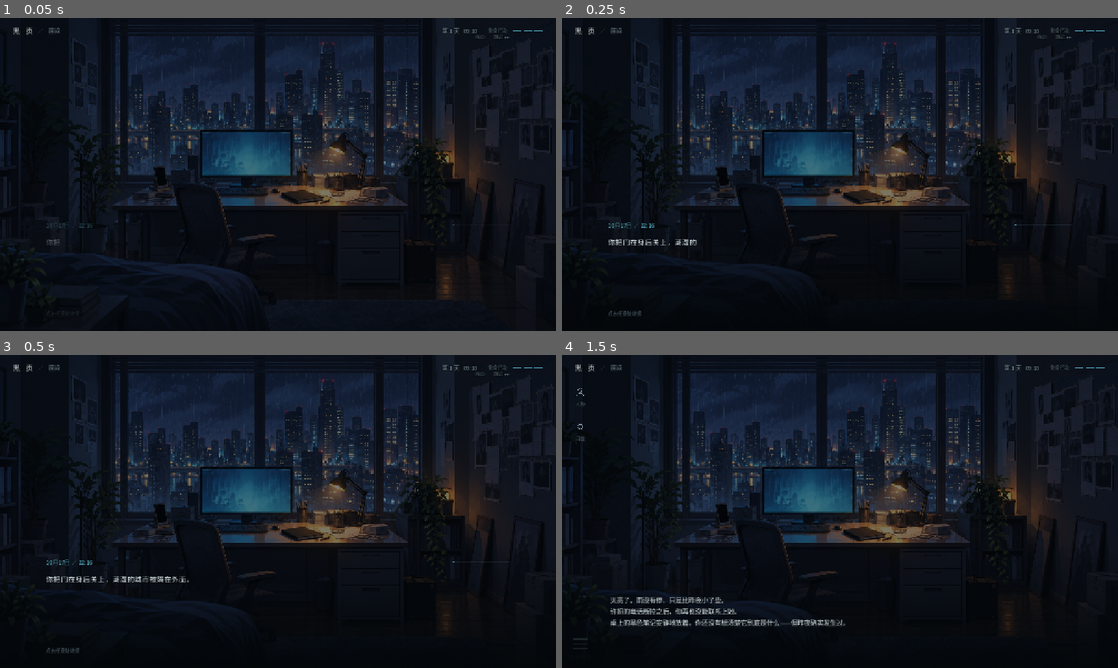
Above: before the commit, frames 1-4 (two rows, left to right).
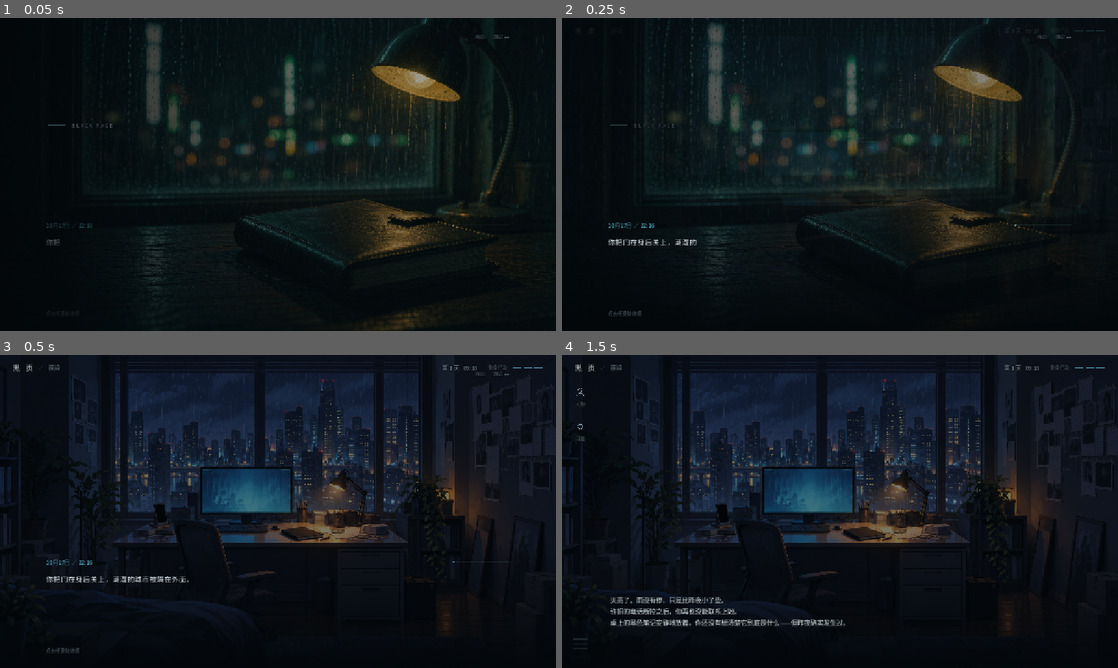
Above: after the commit, the same moments.

Repository: TreSir/-
Game: Godot game, scene res://tests/black_page_smoke.tscn
Same seed, same stepped clock (60 frames per second), same inputs: the game is played once before the commit and once after it. This scene is started directly instead of the project's main scene.
Inputs (mouse positions are in pixels of both pictures, inside the frame that each line leads up to):
- Up to frame 1 (0.05 s): no input
- Up to frame 2 (0.25 s): no input
- Up to frame 3 (0.5 s): no input
- Up to frame 4 (1.5 s): click (840, 511) at 0.5 s; click (840, 511) at 1.25 s

The runs differ from the first frame. In frame 1, 28% of the frame differs, in the area x 0-100%, y 0-100%; in frame 2, 19%; in frame 3, nothing differs; in frame 4, nothing differs.
Error before the commit: Parse Error: Cannot find member "RAIN_LIGHT" in base "res://scripts/black_page/audio_tracks.gd". (res://scripts/black_page/rain_ambience.gd:20)

Commit message:
★ 修：音乐与音效的字段被 loader 静默丢弃（所以「一个都没听到」）
用户反馈「放的音效怎么没听见」。查出来的根因很典型：

data_loader._compile_prologue 里我**只把 music / sfx 加进了 PROLOGUE_FIELDS
白名单，却没有把它们拷进最终的 page 字典**。
→ 校验过了，数据却没了 → 音乐和音效一个都不会响，而测试全绿。

修：在 out.append({...}) 里把它们真正拷出来。
（PROLOGUE_FIELDS 只管「认不认识这个字段名」，管不了「拷不拷贝」——两件事。）

同时补一条回归断言：编译后的 prologue 必须带着 music 和 sfx 字段。
这类「校验通过但数据丢失」的 bug，只有断言才能挡住。

另外修掉上一版引用的 RAIN_LIGHT 常量漏定义（导致整段编译失败），
并把它补进 audio_tracks.gd。

⚠️ 过程教训：上一版我是**用管道过滤 Godot 输出后才判断成败**的，
findstr 命中就返回 0，把「FAIL」掩盖成了「通过」，于是提交了坏代码。
现在改成先看退出码，再读日志。

冒烟测试 87 项全过（退出码 0）。

Diff:
--- a/scripts/black_page/audio_tracks.gd
+++ b/scripts/black_page/audio_tracks.gd
@@ -6,6 +6,9 @@
 ## 完整来源与授权见 assets/audio/CREDITS.md。
 ##
 ## ★ 想换默认曲目，只改下面这三行常量就行，其它地方不用动。
+
+## 细雨。rain_ambience 现在的默认轨（比 RAIN_DEFAULT 干净，见该文件顶部注释）。
+const RAIN_LIGHT := "res://assets/audio/rain_light.ogg"
 
 ## 启动页默认雨声。
 const RAIN_DEFAULT := "res://assets/audio/rain_steady.ogg"
--- a/scripts/black_page/data_loader.gd
+++ b/scripts/black_page/data_loader.gd
@@ -171,6 +171,11 @@
 			"choices": (choices as Array).duplicate(true) if choices is Array else [],
 			"hotspots": (hotspots as Array).duplicate(true) if hotspots is Array else [],
 			"set": (changes as Dictionary).duplicate(true) if changes is Dictionary else {},
+			# ★ 这两个**必须拷**——只加进 PROLOGUE_FIELDS 白名单是不够的，
+			# 不拷就等于数据被静默丢弃：音乐和音效一个都不会响。
+			"music": (page.get("music", {}) as Dictionary).duplicate(true)
+				if page.get("music", {}) is Dictionary else {},
+			"sfx": page.get("sfx", ""),
 			"speed": float(page.get("speed", 0.0)),
 		})
 	if out.is_empty():
--- a/tests/black_page_smoke.gd
+++ b/tests/black_page_smoke.gd
@@ -128,6 +128,17 @@
 	check(not game.complete_action(token, {"success": true}).is_empty() and not game.owns("camera"), "stale callback cannot grant rewards")
 	var loader = Loader.new()
 	var compiled: Dictionary = loader.compile()
+	# 回归：loader 必须把 music / sfx **真的拷进**页面。
+	# 只有字段白名单是不够的 —— 不拷就等于数据被静默丢弃：
+	# 音乐和音效一个都不会响，而测试依然全绿。
+	var prologue_pages: Array = compiled.prologue
+	var with_music := 0
+	var with_sfx := 0
+	for pg in prologue_pages:
+		if not (pg.get("music", {}) as Dictionary).is_empty(): with_music += 1
+		if not str(pg.get("sfx", "")).is_empty(): with_sfx += 1
+	check(with_music >= 2 and with_sfx >= 6,
+		"compiled prologue carries music and sfx (%d music, %d sfx)" % [with_music, with_sfx])
 	var bad: Dictionary = compiled.actions.badge.duplicate(true)
 	bad.effects = {"set": {"linmo_trsut": 30}}
 	check(not loader._validate_row("actions", "badge", bad, compiled) and loader.error.contains("actions.json:") and loader.error.contains("linmo_trsut"), "reference error has source location")
Not shown, changed: docs/ARCHITECTURE.md
Not shown, changed: docs/ART_ASSETS.md
